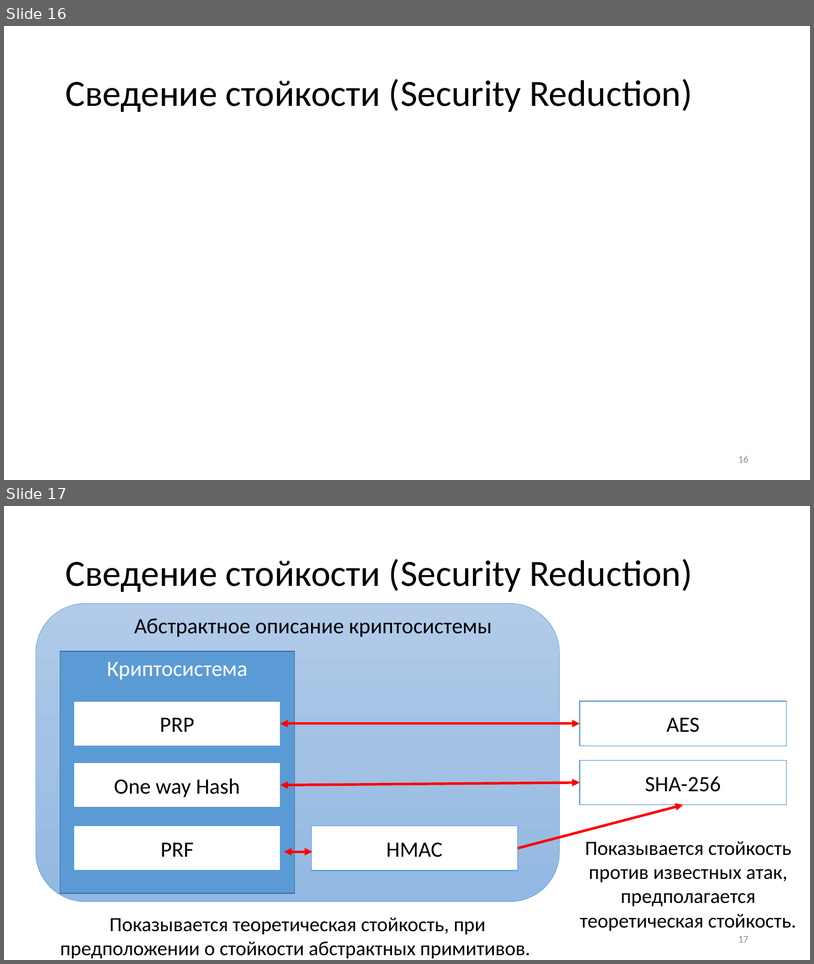
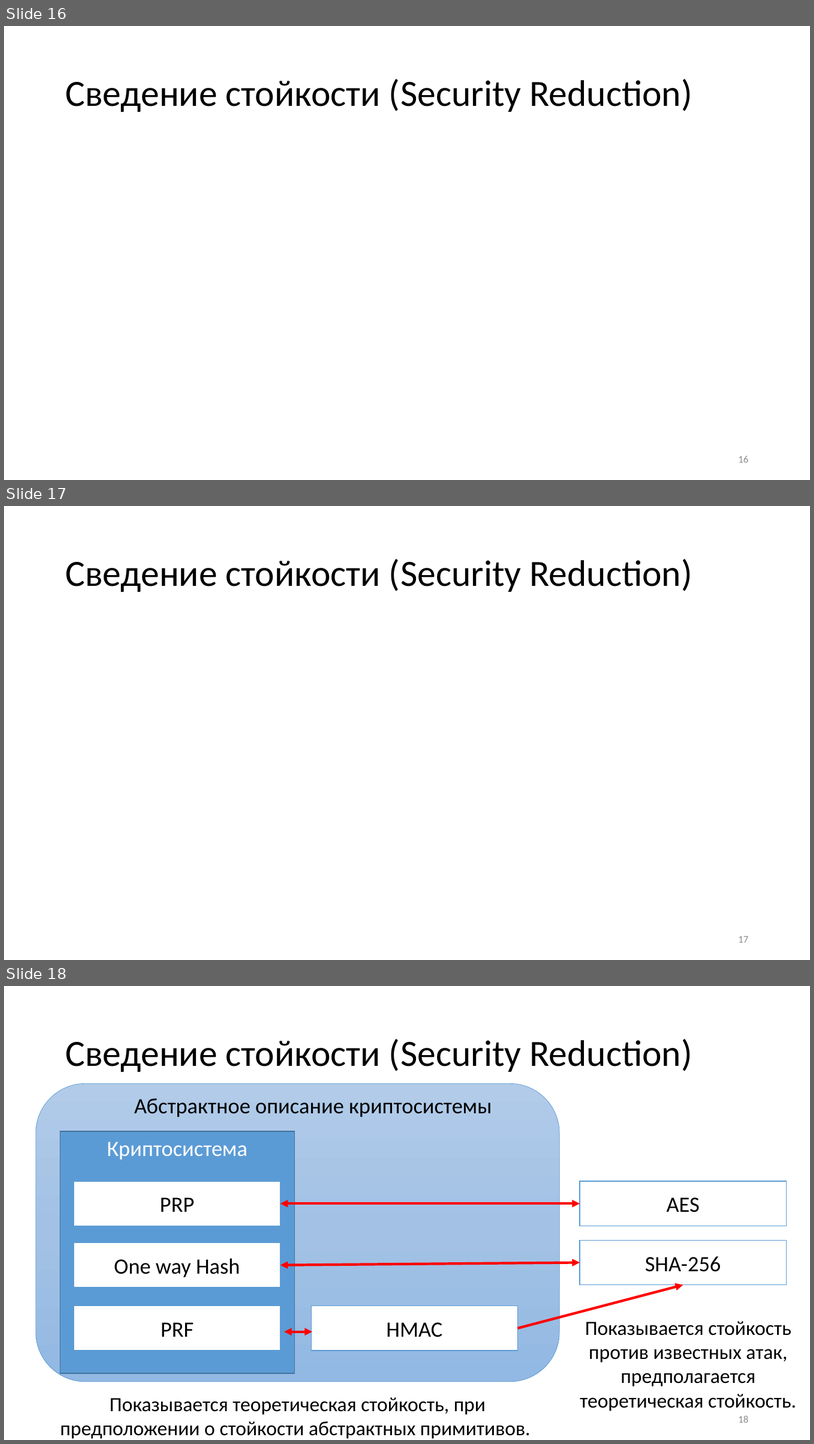
Before and after one commit to CryptoCourse/CryptoLectures, a slide deck: Lectures/Lecture1.pptx. Shown one above the other, each under a label of ours: slides 16 and 17 before the commit, slides 16, 17 and 18 after it. The pictures are 814x964 and 814x1444 pixels, drawn with LibreOffice and Linux fonts; fonts in the diff are those of the drawing; grey boxes stand for pictures. Boxes give left, top, right and bottom in pixels: in the first picture for what was removed or moved away, otherwise in the second. Text is boxed around its words. In the diff, an @@ line names an element or a change of style, - is before the commit and + after.

```diff
--- a/Lectures/Lecture1.pptx
+++ b/Lectures/Lecture1.pptx
@@ slide 17 added at [4,506,810,960], background #FFFFFF @@
@@ title added at [65,559,692,592], 44 pt, text #000000 @@
+Сведение стойкости (Security Reduction)
@@ page number added at [738,936,749,942], 12 pt, text #8C8C8C @@
+17
@@ what was slide 17 is now slide 18 @@
@@ page number at [738,1415,749,1422]: text changed @@
-17
+18
```
Also in this commit, not shown: 5 slides changed, 1 other slide added.
